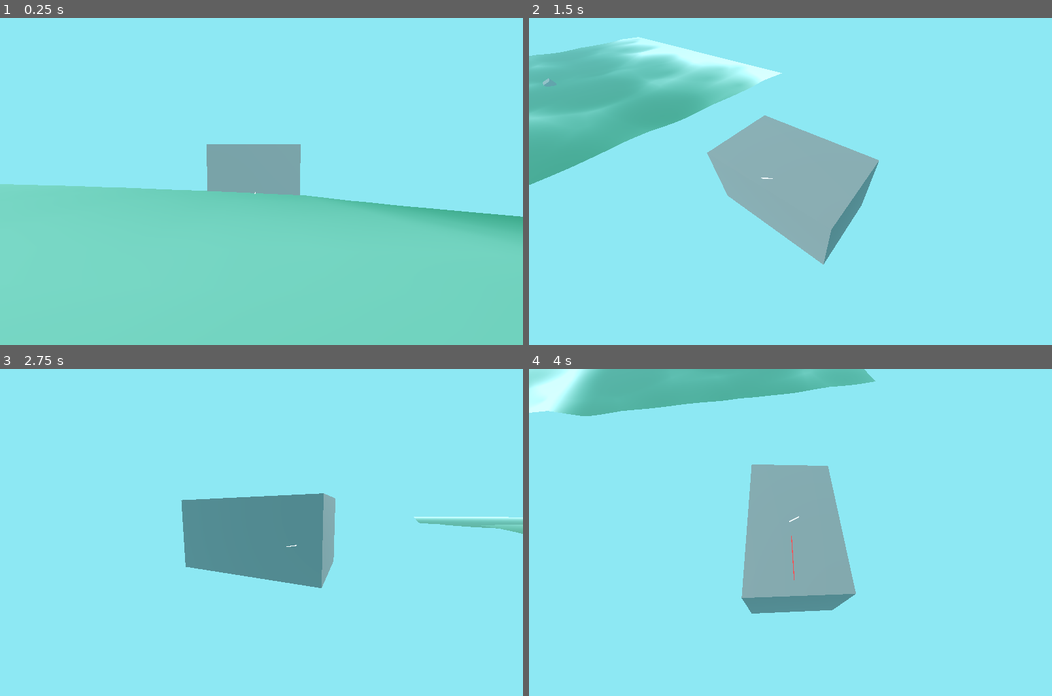
Above: before the commit, frames 1-4 (two rows, left to right).
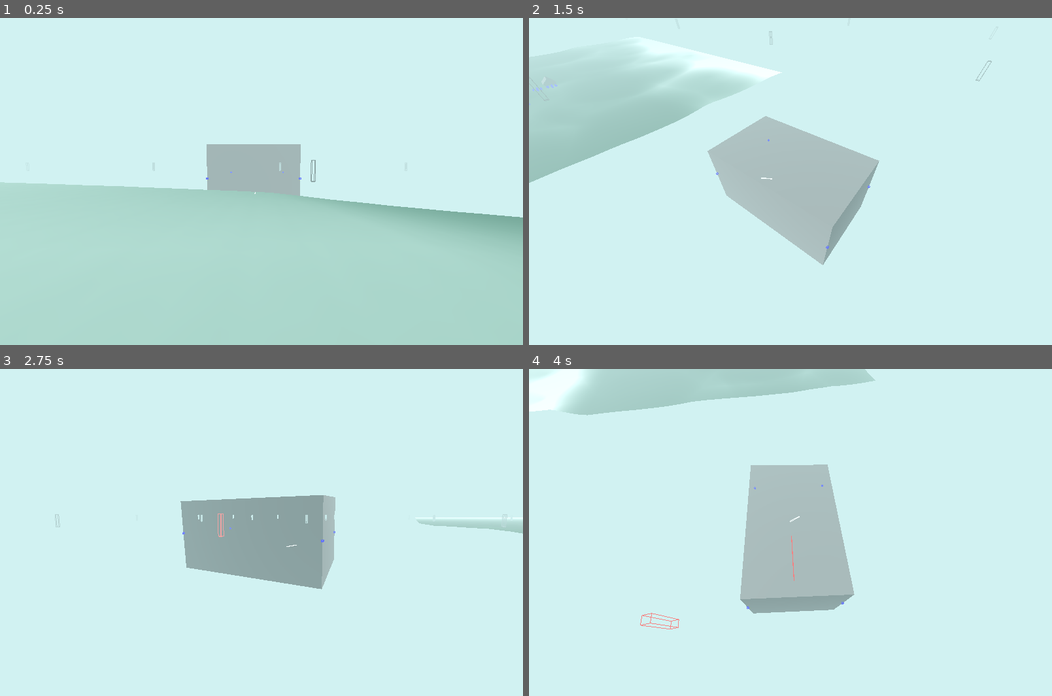
Above: after the commit, the same moments.

Repository: anthonyec/230904_godot_boat_game
Game: Godot game, scene res://main.tscn
The game is run twice, just before and just after one commit, with the same random seed, the same clock (stepped at 60 frames per second) and the same inputs.
Inputs (mouse positions are in pixels of both pictures, inside the frame that each line leads up to):
- Up to frame 1 (0.25 s): no input
- Up to frame 2 (1.5 s): move the mouse to (905, 165) at 0.52 s; hold Right (ui_right) 0.53-1.28 s; move the mouse to (685, 197) at 1.27 s; hold Left (ui_left) from 1.28 s (still down)
- Up to frame 3 (2.75 s): move the mouse to (313, 460) at 2.02 s; release Left (ui_left) at 2.03 s; hold Right (ui_right) from 2.03 s (still down)
- Up to frame 4 (4 s): move the mouse to (764, 597) at 2.77 s; release Right (ui_right) at 2.78 s; hold Up (ui_up) 2.78-3.53 s; move the mouse to (947, 581) at 3.52 s; hold Left (ui_left) from 3.53 s (still down)

The runs differ from the first frame. In frame 1, 100% of the frame differs, in the area x 0-100%, y 0-100%; in frame 2, 100%; in frame 3, 100%; in frame 4, 100%.

Commit message:
Find infinite plane positions

Diff:
--- a/buoyancy.gd
+++ b/buoyancy.gd
@@ -12,6 +12,7 @@
 
 var gravity: float = ProjectSettings.get_setting("physics/3d/default_gravity")
 
+var current_depth: float = 0
 var submerged_percent: float = 0
 var is_any_submerged: bool = false
 
@@ -43,6 +44,11 @@
 		var wave_height = water.get_height(probe.global_position)
 
 		var depth = water_height + wave_height - probe.global_position.y
+
+		current_depth = lerp(current_depth, depth, delta)
+
+		DebugDraw.draw_cube(Vector3(probe.global_position.x, water_height, probe.global_position.z), 0.1, Color.BLUE)
+
 		var multiplier = probe.float_force_multiplier
 		var force = Vector3.UP * float_force * gravity * depth * multiplier
 
--- a/entities/ocean/ocean.gd
+++ b/entities/ocean/ocean.gd
@@ -6,6 +6,7 @@
 
 var plane_width: float = 50
 var plane_height: float = 50
+var max_planes: int = 6
 
 var last_call_time: int = 0
 var image: Image
@@ -15,24 +16,50 @@
 	var now = Time.get_ticks_msec()
 	var difference = now - last_call_time
 
+	# TODO: Maybe make this time dynamic based on the average time the GPU
+	# takes to send back the image?
 	if difference > 250:
 		image = simulation.get_texture().get_image()
 		image_size = Vector2(float(image.get_width()), float(image.get_height()))
 		last_call_time = Time.get_ticks_msec()
 
+	var camera = get_viewport().get_camera_3d()
+
+	var nearest_plane_position: Vector3 = Vector3(
+		round(camera.global_position.x / plane_width) * plane_width,
+		global_position.y,
+		round(camera.global_position.z / plane_height) * plane_height,
+	)
+
+	DebugDraw.draw_box(nearest_plane_position, Vector3(0.5, 3, 0.5), Color.RED)
+
+	for x in range(-max_planes / 2, max_planes / 2):
+		for z in range(-max_planes / 2, max_planes / 2):
+			if x == 0 and z == 0:
+				continue
+
+			var surrounding_plane_position = nearest_plane_position - Vector3(plane_width * x, 0, plane_height * z)
+			DebugDraw.draw_box(surrounding_plane_position, Vector3(0.5, 3, 0.5), Color.BLACK)
+
+func get_position_on_plane(other_position: Vector3) -> Vector2:
+	return Vector2(
+		fmod(other_position.x + plane_width / 2, plane_width),
+		fmod(other_position.z + plane_width / 2, plane_height)
+	).abs()
+
+func get_percent_on_plane(other_position: Vector3) -> Vector2:
+	var position_on_plane = get_position_on_plane(other_position)
+
+	return Vector2(
+		position_on_plane.x / plane_width,
+		position_on_plane.y / plane_height,
+	)
+
 func get_height(at_position: Vector3) -> float:
 	if not image:
 		return 0
 
-	var position_on_plane: Vector2 = Vector2(
-		fmod(at_position.x + plane_width / 2, plane_width),
-		fmod(at_position.z + plane_width / 2, plane_height)
-	).abs()
-
-	var percent_on_plane = Vector2(
-		position_on_plane.x / plane_width,
-		position_on_plane.y / plane_height,
-	)
+	var percent_on_plane = get_percent_on_plane(at_position)
 
 	return image.get_pixel(
 		percent_on_plane.x * image_size.x,
--- a/entities/ocean/ocean.tscn
+++ b/entities/ocean/ocean.tscn
@@ -20,15 +20,15 @@
 resource_local_to_scene = true
 render_priority = 0
 shader = ExtResource("3_bivtf")
-shader_parameter/ColorParameter = Color(0.129301, 0.524426, 0.385699, 1)
+shader_parameter/ColorParameter = Color(0.323353, 0.490241, 0.427527, 1)
 shader_parameter/Simulation = SubResource("ViewportTexture_3vjlp")
 
 [sub_resource type="PlaneMesh" id="PlaneMesh_wgfkp"]
 resource_local_to_scene = true
 material = SubResource("ShaderMaterial_0anan")
 size = Vector2(50, 50)
-subdivide_width = 500
-subdivide_depth = 500
+subdivide_width = 128
+subdivide_depth = 128
 
 [node name="Ocean" type="Node3D"]
 script = ExtResource("1_73v6r")
@@ -36,7 +36,7 @@
 [node name="Simulation" type="SubViewport" parent="."]
 disable_3d = true
 canvas_item_default_texture_repeat = 1
-size = Vector2i(256, 256)
+size = Vector2i(1024, 1024)
 
 [node name="Texture" type="ColorRect" parent="Simulation"]
 texture_repeat = 2
--- a/entities/ocean/plane.tres
+++ b/entities/ocean/plane.tres
@@ -3,7 +3,7 @@
 [sub_resource type="VisualShaderNodeColorParameter" id="VisualShaderNodeColorParameter_n6vhh"]
 parameter_name = "ColorParameter"
 default_value_enabled = true
-default_value = Color(0.129301, 0.524426, 0.385699, 1)
+default_value = Color(0.323353, 0.490241, 0.427527, 1)
 
 [sub_resource type="VisualShaderNodeColorOp" id="VisualShaderNodeColorOp_t0i0v"]
 
@@ -50,7 +50,7 @@
 // Varyings
 varying vec3 simulation;
 
-uniform vec4 ColorParameter : source_color = vec4(0.129301, 0.524426, 0.385699, 1.000000);
+uniform vec4 ColorParameter : source_color = vec4(0.323353, 0.490241, 0.427527, 1.000000);
 
 
 
@@ -111,6 +111,7 @@
 
 }
 "
+graph_offset = Vector2(-629.76, 134.4)
 varyings/simulation = "0,4"
 nodes/vertex/0/position = Vector2(760, -40)
 nodes/vertex/2/node = SubResource("VisualShaderNodeTexture2DParameter_ex0bm")
--- a/entities/ocean/simulation.tres
+++ b/entities/ocean/simulation.tres
@@ -6,7 +6,7 @@
 operator = 2
 
 [sub_resource type="VisualShaderNodeVectorOp" id="VisualShaderNodeVectorOp_3pjrd"]
-default_input_values = [0, Vector2(0, 0), 1, Vector2(-0.05, -0.05)]
+default_input_values = [0, Vector2(0, 0), 1, Vector2(0.05, -0.05)]
 op_type = 0
 operator = 2
 
@@ -108,7 +108,7 @@
 
 
 // VectorOp:12
-	vec2 n_in12p1 = vec2(-0.05000, -0.05000);
+	vec2 n_in12p1 = vec2(0.05000, -0.05000);
 	vec2 n_out12p0 = vec2(n_out32p0) * n_in12p1;
 
 
@@ -157,6 +157,7 @@
 
 }
 "
+graph_offset = Vector2(-2487.86, 303.51)
 mode = 1
 flags/light_only = false
 nodes/fragment/0/position = Vector2(-900, 160)
--- a/main.tscn
+++ b/main.tscn
@@ -1,19 +1,17 @@
-[gd_scene load_steps=14 format=3 uid="uid://be3homwduf1qf"]
+[gd_scene load_steps=13 format=3 uid="uid://be3homwduf1qf"]
 
 [ext_resource type="Script" path="res://buoyancy.gd" id="1_axg7x"]
 [ext_resource type="PackedScene" uid="uid://bki4o2smxksy7" path="res://entities/ocean/ocean.tscn" id="1_hxmui"]
-[ext_resource type="PackedScene" uid="uid://x78jf5rl7om" path="res://entities/water/water.tscn" id="1_ti7de"]
 [ext_resource type="Script" path="res://probe.gd" id="2_ukv4q"]
 [ext_resource type="Script" path="res://player_controls.gd" id="3_h2wjn"]
 [ext_resource type="PackedScene" uid="uid://x4a4si75gp2x" path="res://entities/gameplay_camera/gameplay_camera.tscn" id="3_hxa1h"]
 
 [sub_resource type="Environment" id="Environment_h648m"]
 background_mode = 1
-background_color = Color(0.552941, 0.909804, 0.952941, 1)
+background_color = Color(0.819608, 0.94902, 0.94902, 1)
 fog_enabled = true
-fog_light_color = Color(0.552941, 0.909804, 0.952941, 1)
-fog_light_energy = 0.8
-fog_sky_affect = 0.0
+fog_light_color = Color(0.819608, 0.94902, 0.94902, 1)
+fog_density = 0.02
 fog_height = 2.13163e-14
 
 [sub_resource type="SphereMesh" id="SphereMesh_hylnw"]
@@ -39,10 +37,6 @@
 environment = SubResource("Environment_h648m")
 
 [node name="Ocean" parent="." instance=ExtResource("1_hxmui")]
-
-[node name="Water" parent="." instance=ExtResource("1_ti7de")]
-visible = false
-script = null
 
 [node name="GameplayCamera" parent="." node_paths=PackedStringArray("target") instance=ExtResource("3_hxa1h")]
 target = NodePath("../Player")
